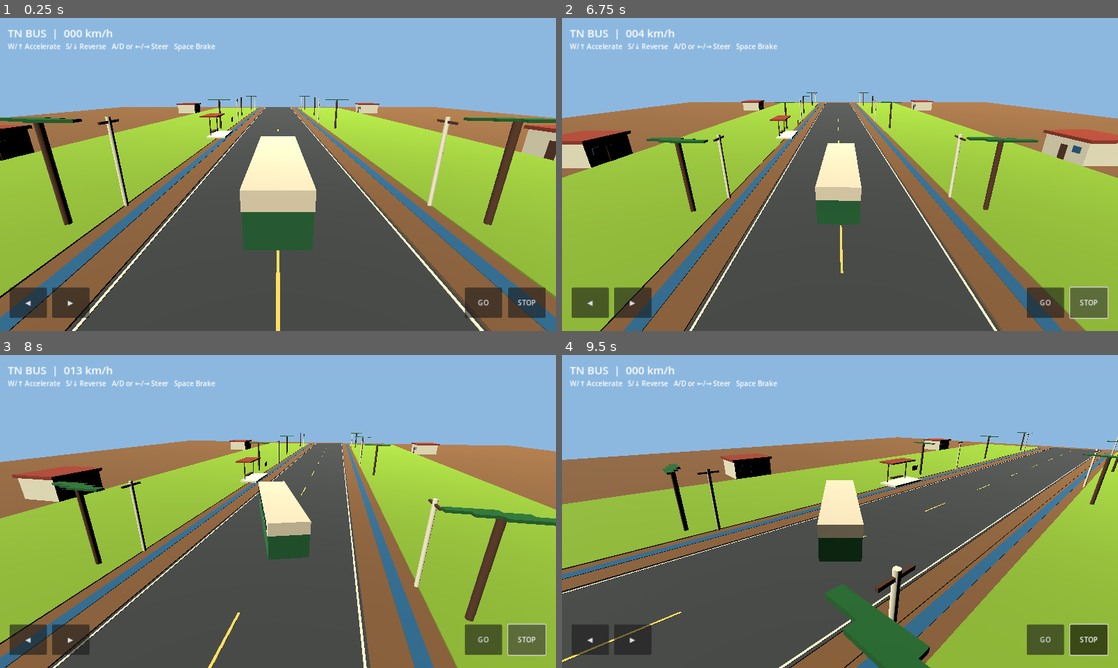
Above: before the commit, frames 1-4 (two rows, left to right).
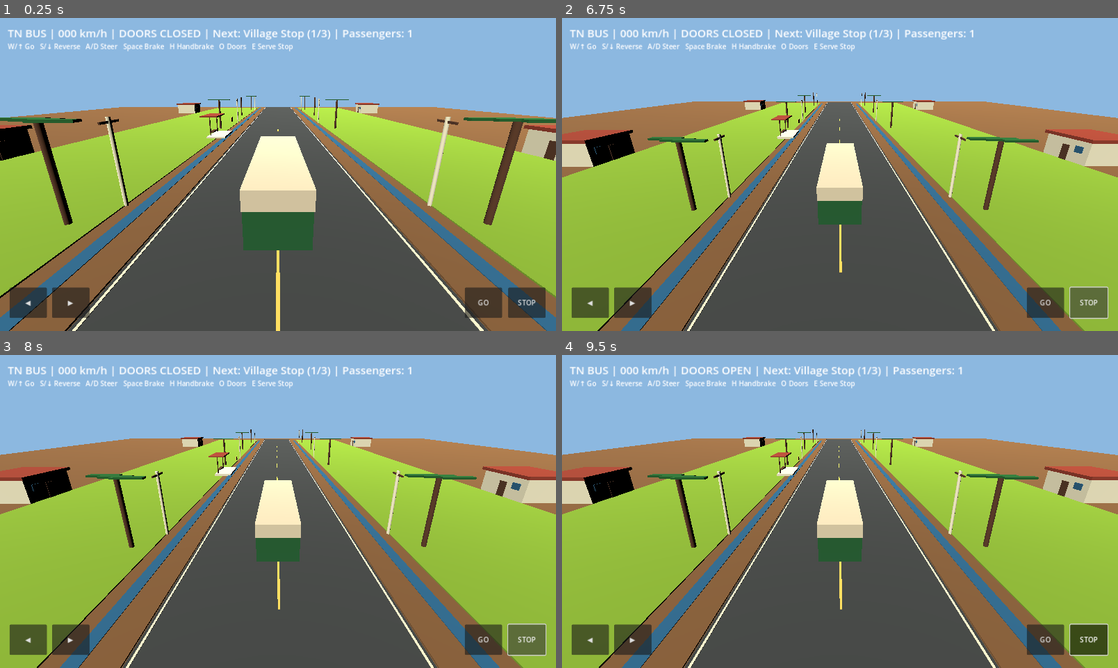
Above: after the commit, the same moments.

Repository: gokulmaniraj2008-collab/3d-
Game: Godot game, scene res://main.tscn
Two runs of this game, one before a commit and one after it. Both use one fixed random seed, a clock stepped at 60 frames per second and the inputs below.
Inputs:
- Up to frame 1 (0.25 s): no input
- Up to frame 2 (6.75 s): click "GO" at 0.5 s; click "GO" at 1.25 s; click "◀" at 2 s; click "▶" at 2.75 s; click "STOP" at 3.5 s; tap Enter at 4.25, 5.75 s; hold D (steer_right) 4.28-5.03 s; tap H at 4.35, 6.05, 6.6 s; tap O at 4.55, 5.1 s; tap Space (brake) at 5, 6.5 s; hold Space (brake) 5.03-5.78 s; tap E at 5.3, 5.85 s; hold D (steer_right) 5.78-6.53 s; hold W (accelerate) from 6.53 s (still down)
- Up to frame 3 (8 s): tap O at 6.8, 7.35 s; release W (accelerate) at 7.28 s; hold A (steer_left) from 7.28 s (still down); tap E at 7.55 s
- Up to frame 4 (9.5 s): tap E at 8.1 s; tap H at 8.3, 8.85 s; release A (steer_left) at 8.78 s; hold Space (brake) from 8.78 s (still down); tap O at 9.05 s

The runs differ from the first frame. In frame 1, 1.3% of the frame differs, in the area x 4-74%, y 3-11%; in frame 2, 4.7%; in frame 3, 29%; in frame 4, 45%, in the area x 0-100%, y 3-100%.

Commit message:
Wire route stops, keyboard doors and passenger HUD

Diff:
--- a/TN_BUS_STUDIO/Godot/TN_Bus_Simulator/scripts/world.gd
+++ b/TN_BUS_STUDIO/Godot/TN_Bus_Simulator/scripts/world.gd
@@ -1,6 +1,8 @@
 extends Node3D
 const BusScript = preload("res://scripts/bus.gd")
 const VillageRoad = preload("res://scripts/village_road.gd")
+const RouteManager = preload("res://scripts/route_manager.gd")
+var route_manager: Node
 var bus
 var camera: Camera3D
 var speed_label: Label
@@ -20,6 +22,9 @@
     sunlight.rotation_degrees = Vector3(-50, -35, 0)
     sunlight.light_energy = 1.6
     add_child(sunlight)
+    route_manager = RouteManager.new()
+    route_manager.name = "RouteManager"
+    add_child(route_manager)
     _hud()
 
 func _setup_inputs() -> void:
@@ -88,7 +93,7 @@
     speed_label.add_theme_font_size_override("font_size", 25)
     root.add_child(speed_label)
     var help := Label.new()
-    help.text = "W/↑ Accelerate   S/↓ Reverse   A/D or ←/→ Steer   Space Brake"
+    help.text = "W/↑ Go   S/↓ Reverse   A/D Steer   Space Brake   H Handbrake   O Doors   E Serve Stop"
     help.position = Vector2(18, 54)
     root.add_child(help)
     var buttons := [
@@ -113,10 +118,19 @@
         button.button_down.connect(func(): bus.set(property_name, true))
         button.button_up.connect(func(): bus.set(property_name, false))
 
+func _unhandled_key_input(event: InputEvent) -> void:
+    if event is InputEventKey and event.pressed and not event.echo:
+        if event.physical_keycode == KEY_H:
+            bus.toggle_handbrake()
+        elif event.physical_keycode == KEY_O:
+            bus.set_doors_open(not bus.doors_open)
+        elif event.physical_keycode == KEY_E:
+            route_manager.try_complete_stop(bus)
+
 func _process(delta: float) -> void:
     if bus == null:
         return
-    speed_label.text = "TN BUS  |  %03d km/h" % roundi(absf(bus.speed) * 3.6)
+    speed_label.text = "TN BUS | %03d km/h | %s | %s" % [roundi(absf(bus.speed) * 3.6), ("DOORS OPEN" if bus.doors_open else "DOORS CLOSED"), route_manager.status_text()]
     var desired: Vector3 = bus.global_position + bus.global_transform.basis.z * 17.0 + Vector3.UP * 8.0
     camera.global_position = camera.global_position.lerp(desired, minf(delta * 5.0, 1.0))
     camera.look_at(bus.global_position + Vector3.UP * 1.7, Vector3.UP)
